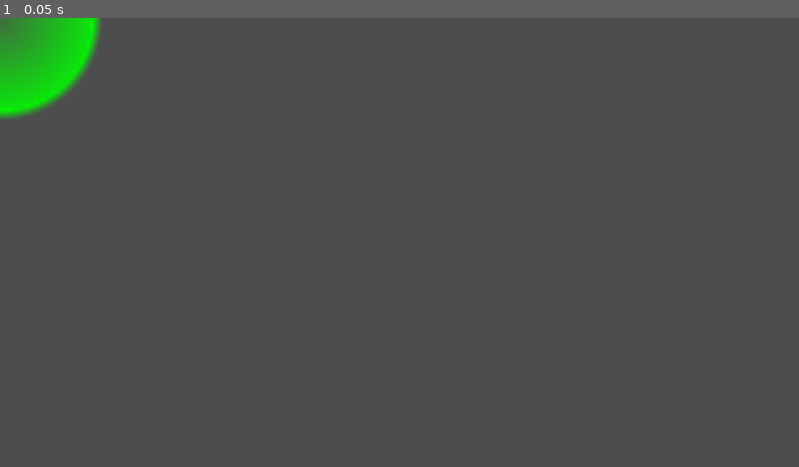
Above: before the commit, frame 1.
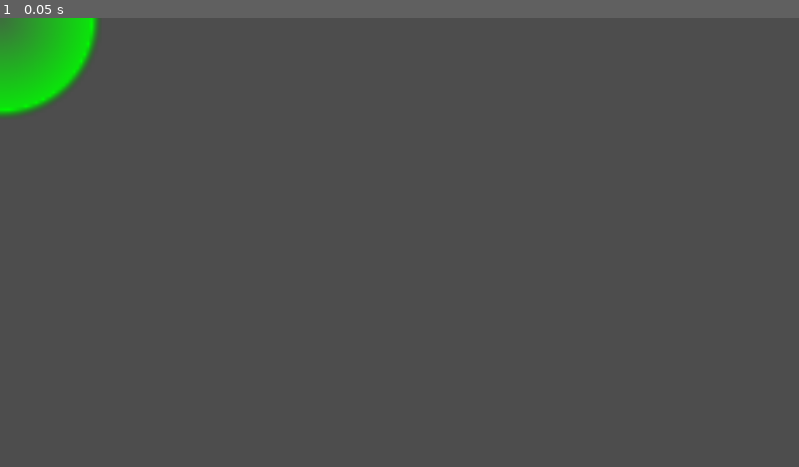
Above: after the commit, the same moment.

Repository: BigWing06/CS3-CapstoneProject
Game: Godot game, scene res://Tower/tower.tscn
Same seed, same stepped clock (60 frames per second), same inputs: the game is played once before the commit and once after it. This scene is started directly instead of the project's main scene.
Inputs:
- Up to frame 1 (0.05 s): no input

The runs differ from the first frame. In frame 1, 0.3% of the frame differs, in the area x 0-13%, y 0-23%.
Error in both runs: Attempt to call function 'get_node' in base 'null instance' on a null instance. (res://globals/globals.gd:4)

Commit message:
Building tower now checks and removes requried resources

Diff:
--- a/Player/Player.gd
+++ b/Player/Player.gd
@@ -1,10 +1,14 @@
 extends CharacterBody2D
 
 @export var speed = 400
+@onready var inventory = preload("res://inventory/inventory.gd").new()
+
 var screen_size
 
 func _ready():
 	screen_size = get_viewport_rect().size
+	inventory.add("wood", 100)
+	inventory.add("snowball", 100)
 
 func _process(delta):
 	var velocity = Vector2.ZERO
--- a/Tower/tower.gd
+++ b/Tower/tower.gd
@@ -19,10 +19,17 @@
 func _ready() -> void:
 	if _mode == "setup": #This is included so that the tower is under the mouse pointer when initially created
 		position = get_global_mouse_position()
+		$placementZone.body_entered.connect(func(b):updatePlacementCircle())
+		$placementZone.body_exited.connect(func(b):updatePlacementCircle())
+		global.player.inventory.resourcesChanged.connect(updatePlacementCircle)
 
 func build():
 	_mode = "placed"
 	towerRange.visible = false
+	global.player.inventory.resourcesChanged.disconnect(updatePlacementCircle)
+	$placementZone.body_entered.disconnect(func(b):updatePlacementCircle())
+	$placementZone.body_exited.disconnect(func(b):updatePlacementCircle())
+
 
 func _process(delta: float) -> void:
 	if _mode == "setup":
@@ -34,8 +41,16 @@
 	else:
 		return false
 
-func updatePlacementCircle(body: Node2D) -> void:
+func checkPlacementResources() -> bool: #Checks to see if the player has the reousrces to build the tower
+	if global.player.inventory.hasResourceDict(_towerData["recipe"]):
+		return true
+	return false
+
+func updatePlacementCircle():
+	print("test")
 	if checkPlacementArea():
-		towerRange.modulate = Color(0, 255, 0)
-	else:
-		towerRange.modulate = Color(255, 0, 0)
+		if checkPlacementResources():
+			towerRange.modulate = Color(0, 255, 0)
+			return
+
+	towerRange.modulate = Color(255, 0, 0)
--- a/Tower/tower.tscn
+++ b/Tower/tower.tscn
@@ -36,6 +36,3 @@
 
 [node name="towerIcon" type="Sprite2D" parent="."]
 scale = Vector2(0.5, 0.5)
-
-[connection signal="body_entered" from="placementZone" to="." method="updatePlacementCircle"]
-[connection signal="body_exited" from="placementZone" to="." method="updatePlacementCircle"]
--- a/inventory/buildMenu/buildMenu.gd
+++ b/inventory/buildMenu/buildMenu.gd
@@ -28,9 +28,11 @@
 
 func _build() -> void: #Runs when the left mouse button is clicked and checks to see if the player can built the tower and then builds it
 	if _towerInstance.checkPlacementArea(): #Checks to make sure that the position is valid
-		_towerInstance.build()
-		_towerInstance = null
-		_updatePlacingTower(_towerTypesList[_selectedTowerInt])
+		if _towerInstance.checkPlacementResources():
+			global.player.inventory.addResourceDict(_towerInstance._towerData["recipe"], -1)
+			_towerInstance.build()
+			_towerInstance = null
+			_updatePlacingTower(_towerTypesList[_selectedTowerInt])
 
 func _process(delta: float) -> void:
 	if Input.is_action_just_pressed("toggleBuildMenu"):
--- a/inventory/inventory.gd
+++ b/inventory/inventory.gd
@@ -1,4 +1,6 @@
 var _inventory = {}
+
+signal resourcesChanged
 
 func add(resource: String, amount: int) -> void: #Adds an amount of a specific resrouce to inventory
 	if _checkResource(resource):
@@ -8,6 +10,11 @@
 				_inventory.erase(resource)
 		else:
 			_inventory[resource] = amount
+		resourcesChanged.emit()
+
+func addResourceDict(resourceDict: Dictionary, multiplier = 1): #Adds or removes (based on multiplier) all of the resources in the provided dictionary and amount
+	for resource in resourceDict:
+		add(resource, resourceDict[resource]*multiplier)
 
 func getAmount(resource: String) -> int: #Gets amount of a specific resource in inventory
 	if _checkResource(resource):
@@ -19,6 +26,12 @@
 		if amount <= getAmount(resource):
 			return true
 	return false
+
+func hasResourceDict(resourceDict: Dictionary) -> bool: #Checks to see if the inventory has the resources passed in by the diectionar
+	for resource in resourceDict.keys():
+		if not hasAmount(resource, resourceDict[resource]):
+			return false
+	return true
 
 func getResourceList() -> Array: #Returns list of keys in the dictionary
 	return _inventory.keys()
